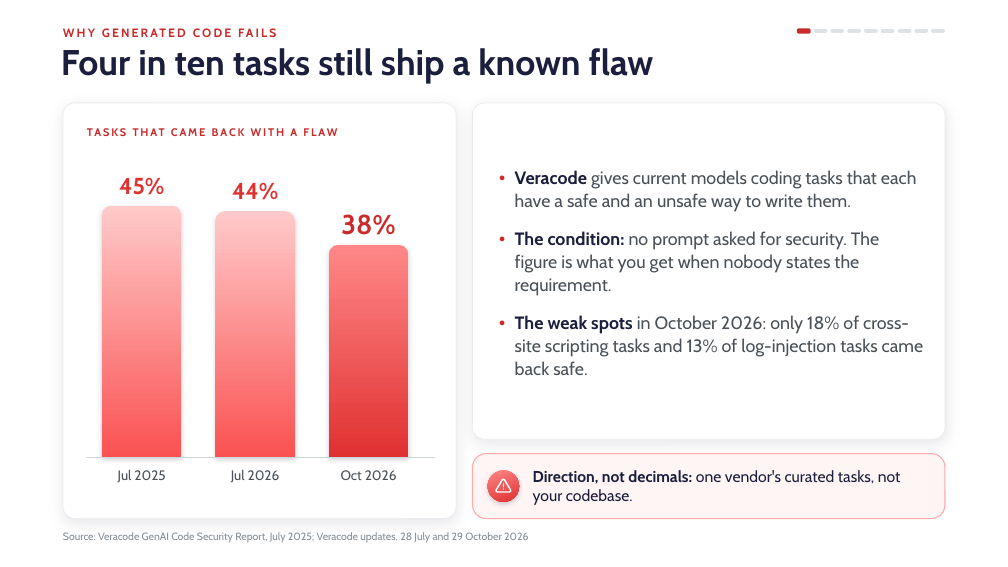
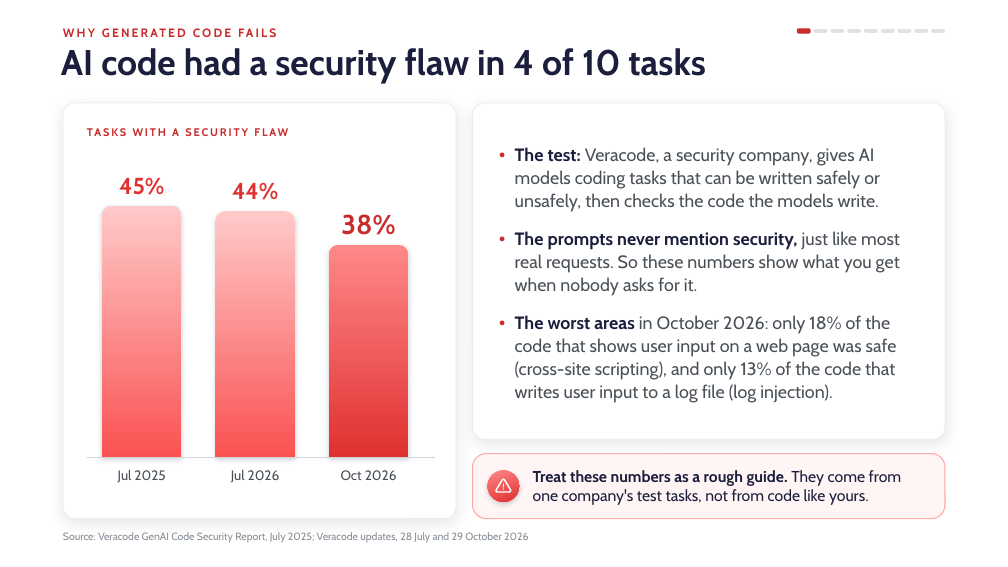
Before and after one commit to danielcregg/ai-assisted-programming, a slide deck: slide 5 of lectures-and-labs/week08/security-lecture.pptx. Drawn at 1008x567 pixels with LibreOffice and Linux fonts; fonts in the diff are those of the drawing; background and template pictures are left out. Boxes give left, top, right and bottom in pixels: in the first picture for what was removed or moved away, otherwise in the second. Text is boxed around its words. In the diff, an @@ line names an element or a change of style, - is before the commit and + after.

```diff
--- a/lectures-and-labs/week08/security-lecture.pptx
+++ b/lectures-and-labs/week08/security-lecture.pptx
@@ title at (x1=61, y1=48, x2=705, y2=83): text changed @@
-Four in ten tasks still ship a known flaw
+AI code had a security flaw in 4 of 10 tasks
@@ text at (x1=172, y1=128, x2=179, y2=136): text changed @@
-TASKS THAT CAME BACK WITH A FLAW
+TASKS WITH A SECURITY FLAW
@@ text at (x1=515, y1=147, x2=900, y2=403): text changed @@
-● Veracode gives current models coding tasks that each have a safe and an unsafe way to write them.
-● The condition: no prompt asked for security. The figure is what you get when nobody states the requirement.
-● The weak spots in October 2026: only 18% of cross-site scripting tasks and 13% of log-injection tasks came back safe.
+● The test: Veracode, a security company, gives AI models coding tasks that can be written safely or unsafely, then checks the code the models write.
+● The prompts never mention security, just like most real requests. So these numbers show what you get when nobody asks for it.
+● The worst areas in October 2026: only 18% of the code that shows user input on a web page was safe (cross-site scripting), and only 13% of the code that writes user input to a log file (log injection).
@@ text at (x1=533, y1=470, x2=902, y2=505): text changed @@
-Direction, not decimals: one vendor's curated tasks, not your codebase.
+Treat these numbers as a rough guide. They come from one company's test tasks, not from code like yours.
```
Also in this commit, not shown: 3 other slides changed, 1 other file.
